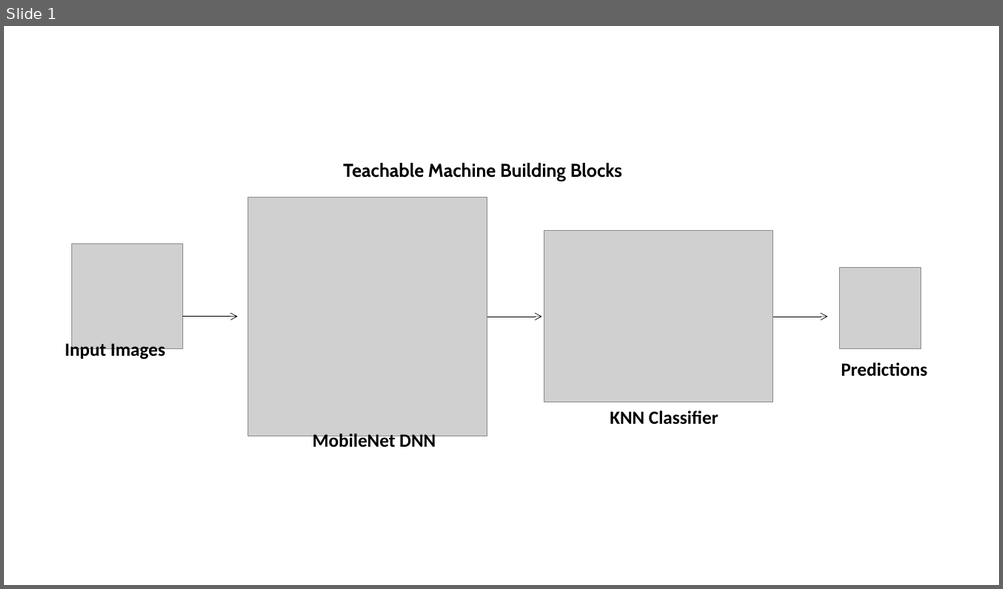
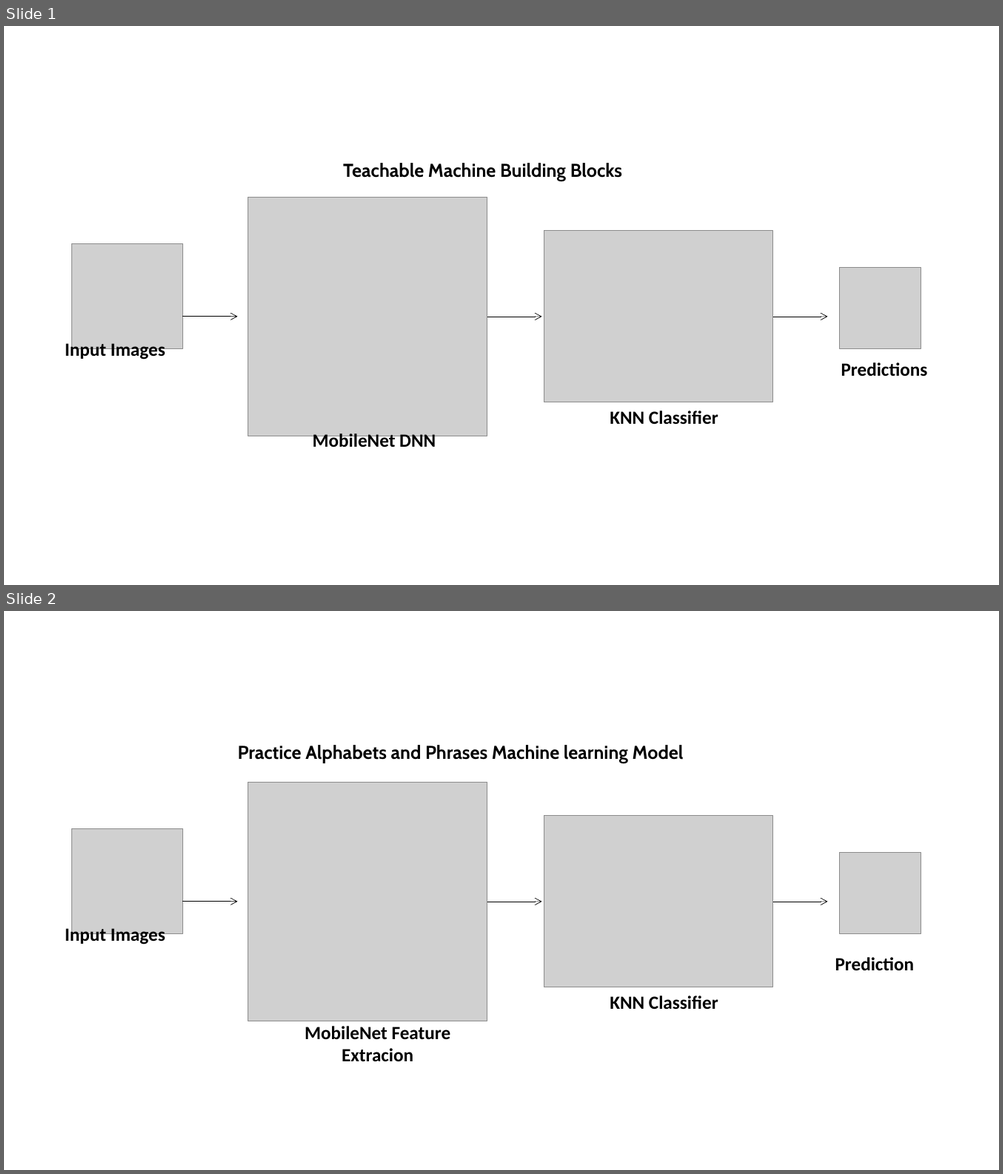
Before and after one commit to Elysian01/Sign-Language-Translator, a slide deck: docs/Sign.pptx. Shown one above the other, each under a label of ours: slide 1 before the commit, slides 1 and 2 after it. The pictures are 1003x589 and 1003x1174 pixels, drawn with LibreOffice and Linux fonts; fonts in the diff are those of the drawing; grey boxes stand for pictures. Boxes give left, top, right and bottom in pixels: in the first picture for what was removed or moved away, otherwise in the second. Text is boxed around its words. In the diff, an @@ line names an element or a change of style, - is before the commit and + after.

```diff
--- a/docs/Sign.pptx
+++ b/docs/Sign.pptx
@@ slide 2 added at box(4, 611, 999, 1170), background #FFFFFF @@
@@ text added at box(238, 745, 683, 763), 18 pt, text #000000, bold @@
+Practice Alphabets and Phrases Machine learning Model
@@ picture added at box(248, 782, 487, 1022) @@
@@ picture added at box(71, 829, 182, 934) @@
@@ picture added at box(544, 816, 774, 988) @@
@@ picture added at box(839, 853, 921, 934) @@
@@ arrow added from (183, 902) to (238, 902), #000000 0.5 pt @@
@@ arrow added from (486, 902) to (542, 902), #000000 0.5 pt @@
@@ arrow added from (772, 902) to (828, 902), #000000 0.5 pt @@
@@ text added at box(65, 925, 165, 945), 18 pt, text #000000, bold @@
+Input Images
@@ text added at box(835, 957, 914, 971), 18 pt, text #000000, bold @@
+Prediction
@@ text added at box(609, 996, 718, 1010), 18 pt, text #000000, bold @@
+KNN Classifier
@@ text added at box(304, 1026, 451, 1062), 18 pt, text #000000, bold @@
+MobileNet Feature Extracion
```
Also in this commit, not shown: 3 other files.
